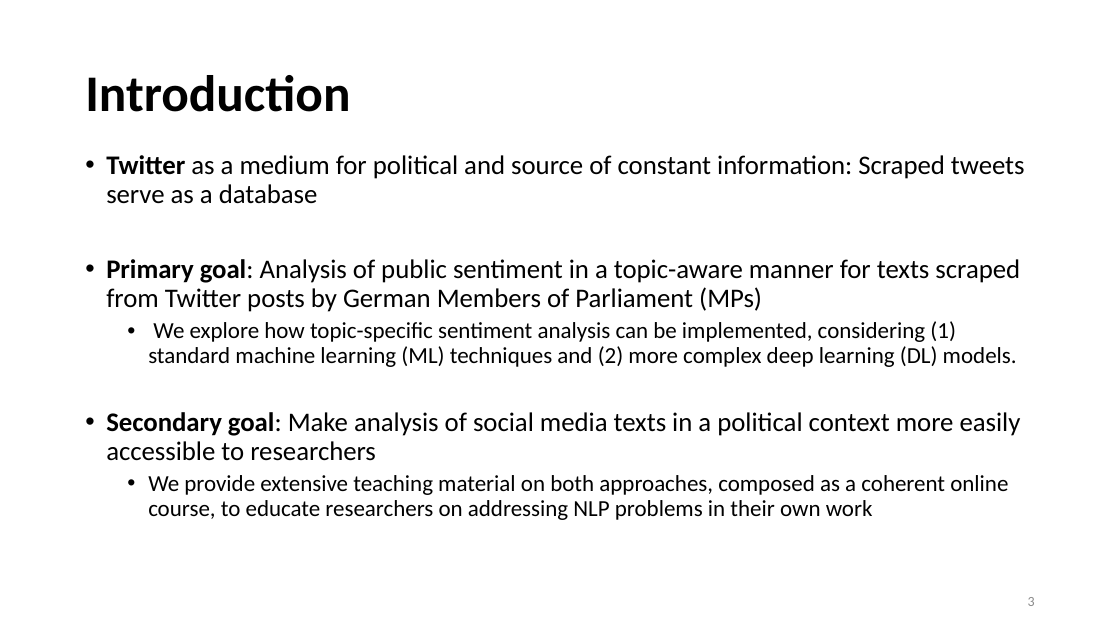
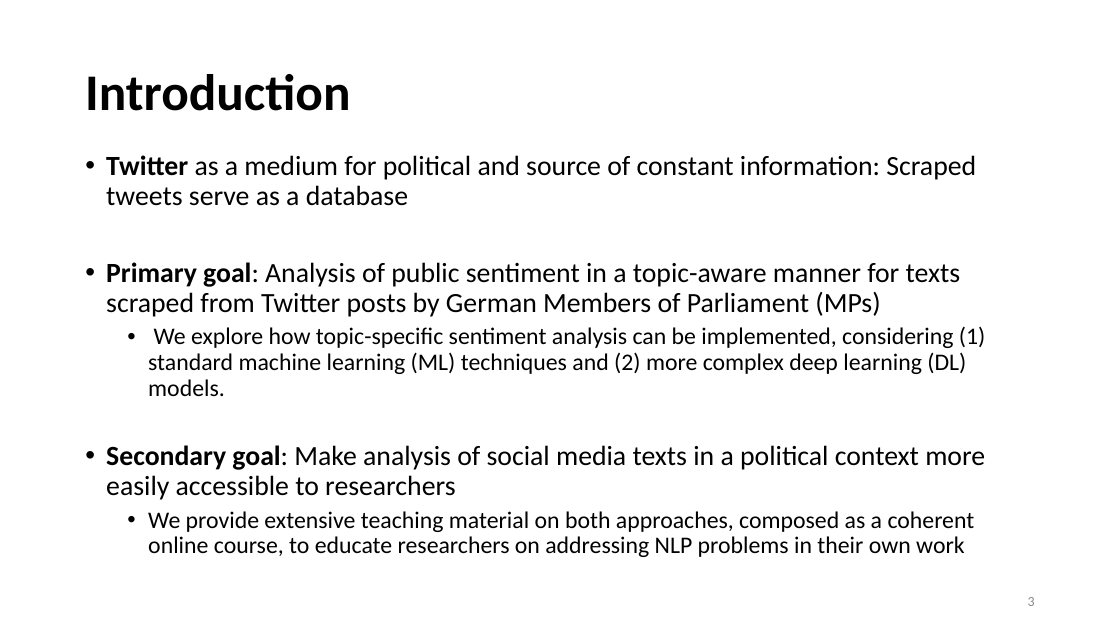
Before and after one commit to lisa-wm/consulting, a slide deck: slide 3 of 3_presentation/abschlusspräsentation/abschlusspraesentation_v1.0/abschlusspraesentation_v1.0.pptx. Drawn at 1120x630 pixels with LibreOffice and Linux fonts; fonts in the diff are those of the drawing. Boxes give left, top, right and bottom in pixels: in the first picture for what was removed or moved away, otherwise in the second. Text is boxed around its words. In the diff, an @@ line names an element or a change of style, - is before the commit and + after.

```diff
--- a/3_presentation/abschlusspräsentation/abschlusspraesentation_v1.0/abschlusspraesentation_v1.0.pptx
+++ b/3_presentation/abschlusspräsentation/abschlusspraesentation_v1.0/abschlusspraesentation_v1.0.pptx
@@ text "Twitter as a medium for ..." at [106,155,985,557]: size 23 to 23.8 pt in "Twitter as a medium for political and ...", "Primary goal: Analysis of public sentiment in ...", "Secondary goal: Make analysis of social media ..."; size 19.7 to 20.4 pt in "We explore how topic-specific sentiment analysis can ...", "We provide extensive teaching material on both ..." @@
```
Also in this commit, not shown: 5 other files.
